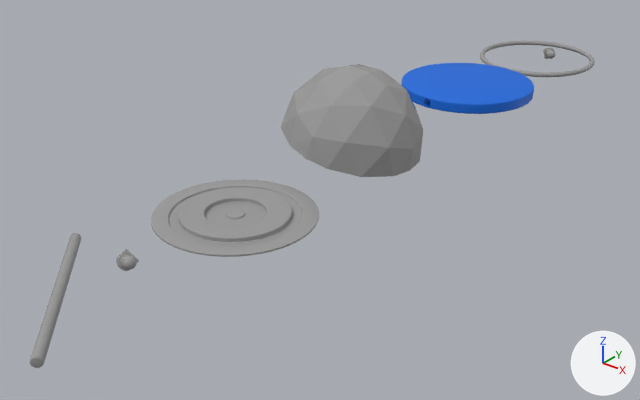
Two versions of the FBX model main_scene/public/models/Com/AnimationHead.fbx, one commit apart.
Both versions are drawn from a 50 mm camera at (21.7, -30.5, 14.9) aimed at (-0.7, -2.5, -2.5). The lights are fixed; the arrows at lower right show +X, +Y and +Z. Where no turn or scale is listed for an object, it has been applied to the vertices.

In view in the first picture: 'Anneau_2', 'BBO1', 'BBO2', 'Cylindre', 'Femelle_2', 'Vision', 'body'.
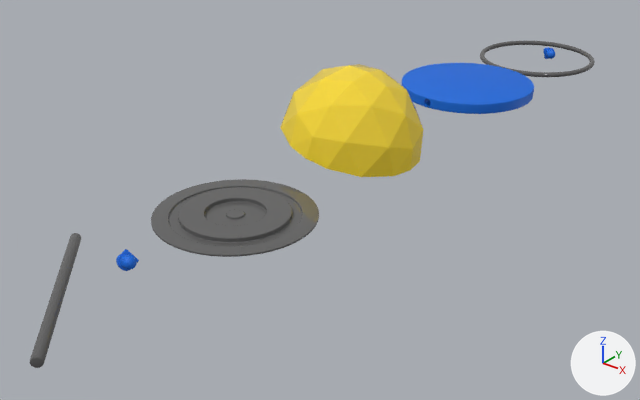
Changed parts and their boxes (x1, y1, x2, y2) in the pictures (640 x 400 px):
'Vision', recoloured (grey to yellow): (280, 64, 423, 177) in both
'Femelle_2', recoloured: (151, 179, 319, 257) in both
'Cylindre', recoloured: (30, 233, 81, 368) in both
'Anneau_2', recoloured: (480, 40, 595, 77) in both
'BBO2', recoloured (grey to blue): (116, 249, 139, 271) in both
'BBO1', recoloured: (543, 47, 555, 59) in both

The change, as a list of edits to the scene's bpy script:
```text
Change mat_rs_material_1:
    mat_rs_material_1.base_color: (0.335, 0.333, 0.333) -> (0.965, 0.714, 0.0353)  # grey #9d9c9c -> yellow #fbdc35
Add mat_rs_material_1_0:
    mat_rs_material_1_0 = principled_material('RS Material_1_0')
    mat_rs_material_1_0.base_color = (0.12, 0.119, 0.119)  # dark grey #616161
    mat_rs_material_1_0.roughness = 0.0
Change me_mesh_005:
    where me_mesh_005.from_pydata(...)  # 2450 vertices, 2496 faces; spans x -3.23..3.23, y -3.23..3.23, z -0.04..0.16
    remove me_mesh_005.materials.append(mat_rs_material_1)  # grey #9d9c9c
    add me_mesh_005.materials.append(mat_rs_material_1_0)  # dark grey #616161
Change me_mesh_004:
    where me_mesh_004.from_pydata(...)  # 298 vertices, 294 faces; spans x -0.594..0.594, y -0.387..0.387, z -0.392..0.393
    remove me_mesh_004.materials.append(mat_rs_material_1)  # grey #9d9c9c
    add me_mesh_004.materials.append(mat_rs_material)  # blue #0069dd
Change me_mesh_002:
    where me_mesh_002.from_pydata(...)  # 266 vertices, 288 faces; spans x -2.73..2.73, y -2.8..2.8, z -0.2..0.2
    remove me_mesh_002.materials.append(mat_rs_material_1)  # grey #9d9c9c
    add me_mesh_002.materials.append(mat_rs_material_1_0)  # dark grey #616161
```
